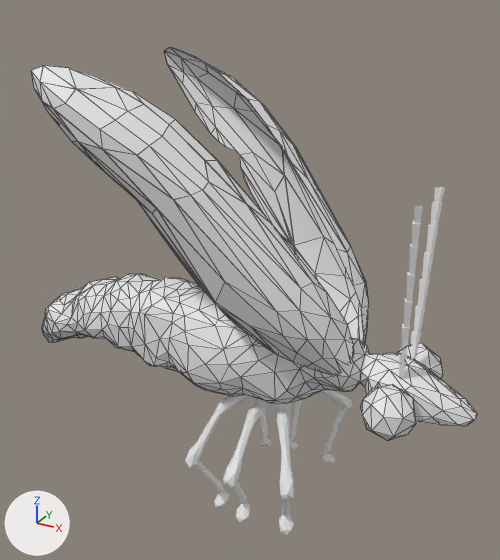
The FBX model GJUnityProject/Assets/Art/Models/Enemies/Firefly_Poly.Low.fbx as it was, and as the next commit left it.
Camera for both pictures: a 50 mm camera at (13.5, -29.6, 18.4) aimed at (-3.2, 0.8, 3.2). Lighting does not change. The marker at lower left points along +X, +Y and +Z. Mesh edges are drawn as thin lines on the coarser meshes. Where no turn or scale is listed for an object, it has been applied to the vertices.

The older version as bpy lines, for what is in view:
```python
me_cube_013 = bpy.data.meshes.new('Cube.013')
me_cube_013.from_pydata(...)  # 334 vertices, 513 faces; spans x -1910.0..33.0, y -67.0..739.0, z -601.0..602.0
me_cylinder_006 = bpy.data.meshes.new('Cylinder.006')
me_cylinder_006.from_pydata(...)  # 221 vertices, 434 faces; spans x -2.14..-1.05, y -4.55..5.23, z -9.51..-1.83
me_cylinder_007 = bpy.data.meshes.new('Cylinder.007')
me_cylinder_007.from_pydata(...)  # 221 vertices, 434 faces; spans x -2.95..-0.29, y -4.1..4.8, z -9.47..-1.83
ob_carapace = bpy.data.objects.new('Carapace', me_cube_013)
ob_carapace.location = (3.09, 0.0, 0.48)
ob_carapace.rotation_euler = (1.571, 0.457, 0.0)  # degrees (90, 26, 0)
ob_carapace.scale = (0.01, 0.01, 0.01)
ob_leg_front = bpy.data.objects.new('Leg_Front', me_cylinder_007)
ob_leg_front.location = (2.18, 0.0, -0.42)
ob_leg_mid = bpy.data.objects.new('Leg_Mid', me_cylinder_006)
ob_leg_mid.location = (-0.03, 0.0, -0.52)
# also in view: 'Leg_Back' at (-3.7, 0.4, -6.2); 'Body' at (-4.3, 0.0, -0.6); 'Antenna' at (6.2, 0.0, 5.4)
```
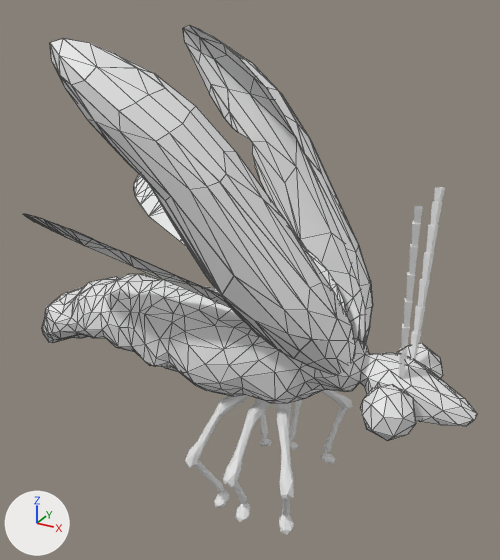
Commit message: Update Firefly model with wings

Edits to the bpy script that builds the scene:
```text
Add me_plane_001:
    me_plane_001.from_pydata(...)  # 66 vertices, 124 faces; spans x -13.5..2.6, y -6.2..6.2, z -2.0..4.7
Change ob_carapace:
    ob_carapace.rotation_euler: (1.571, 0.457, 0.0) -> (1.571, 0.551, 0.0)  # degrees (90, 26, 0) -> degrees (90, 32, 0)
Add ob_wings:
    ob_wings = bpy.data.objects.new('Wings', me_plane_001)
    ob_wings.location = (0.0, 0.0, 2.81)
```

Location of each change, [x1, y1, x2, y2] in pixels of the pictures (500 x 560 px):
'Carapace', turned: before [31, 47, 369, 375]; after [50, 25, 373, 375]
'Wings', added: after [23, 174, 348, 317]
